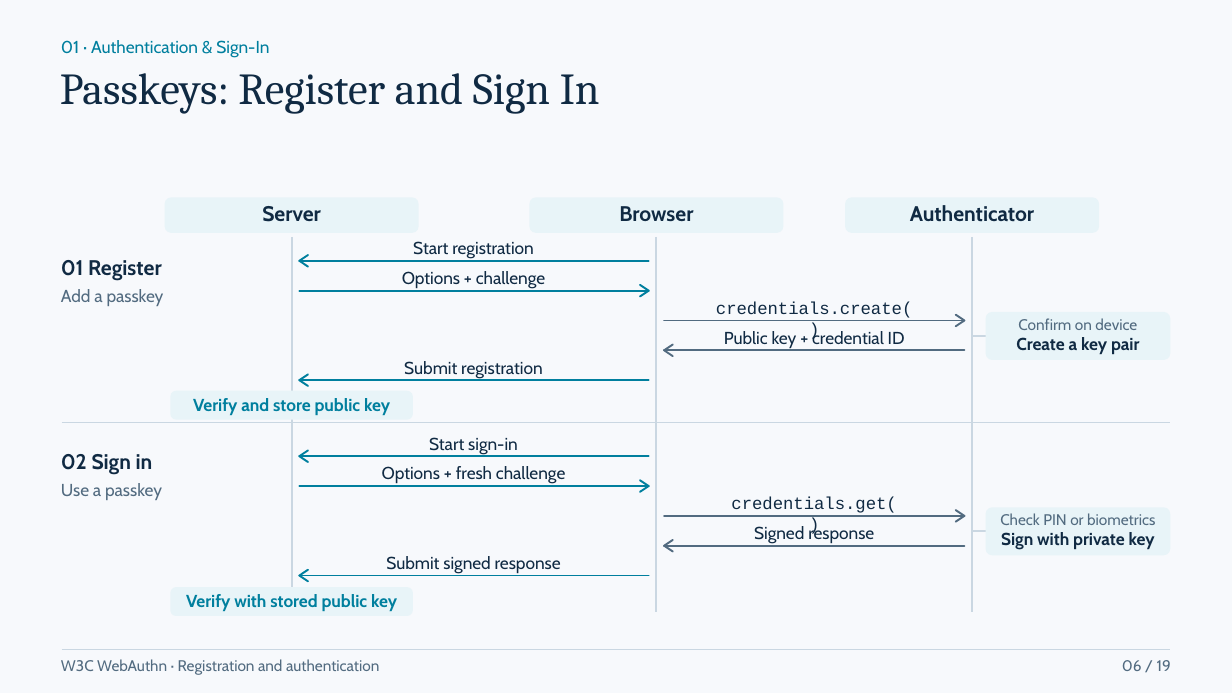
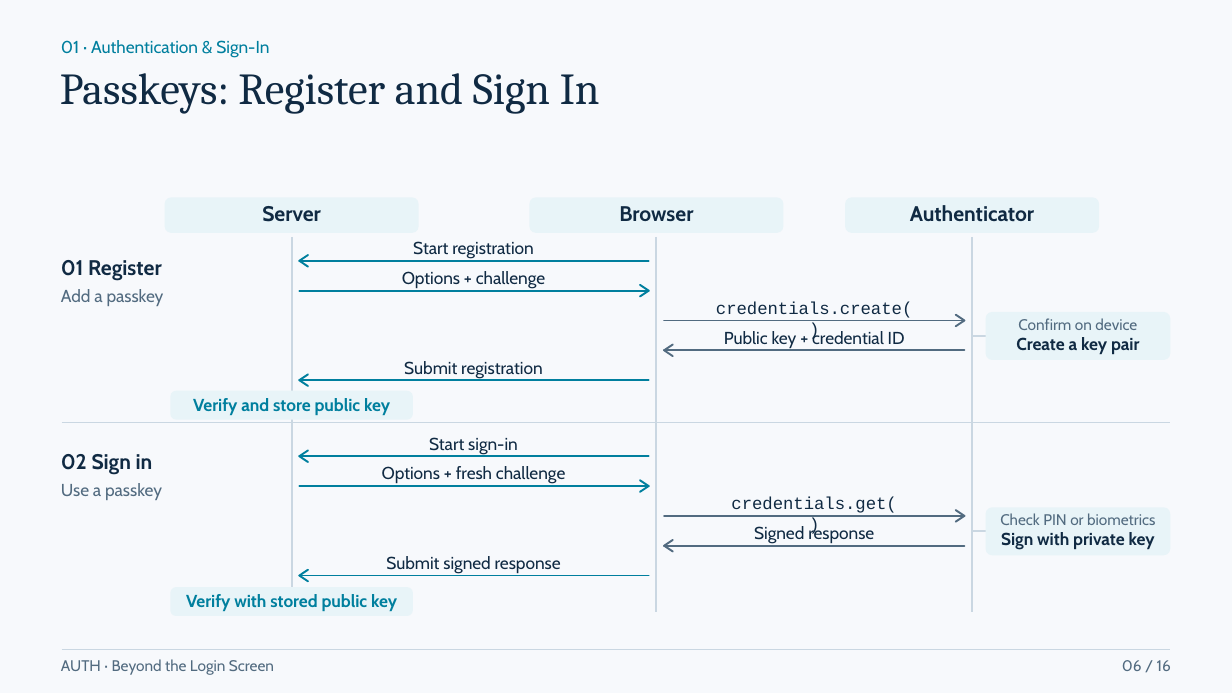
Before and after one commit to Daniiislo/TechSharing, a slide deck: slide 6 of Auth/presentation/Auth - Beyond the Login Screen.pptx. Drawn at 1232x693 pixels with LibreOffice and Linux fonts; fonts in the diff are those of the drawing. Boxes give left, top, right and bottom in pixels: in the first picture for what was removed or moved away, otherwise in the second. Text is boxed around its words. In the diff, an @@ line names an element or a change of style, - is before the commit and + after.

Commit message:
docs(auth): sync agenda and refresh exported slide deck

```diff
--- a/Auth/presentation/Auth - Beyond the Login Screen.pptx
+++ b/Auth/presentation/Auth - Beyond the Login Screen.pptx
@@ text at (x1=61, y1=659, x2=274, y2=675): text changed @@
-W3C WebAuthn · Registration and authentication
+AUTH · Beyond the Login Screen
@@ text at (x1=1122, y1=660, x2=1171, y2=671): text changed @@
-06 / 19
+06 / 16
```
Also in this commit, not shown: 10 other slides changed, 5 slides added, 14 slides removed, 12 other files.
